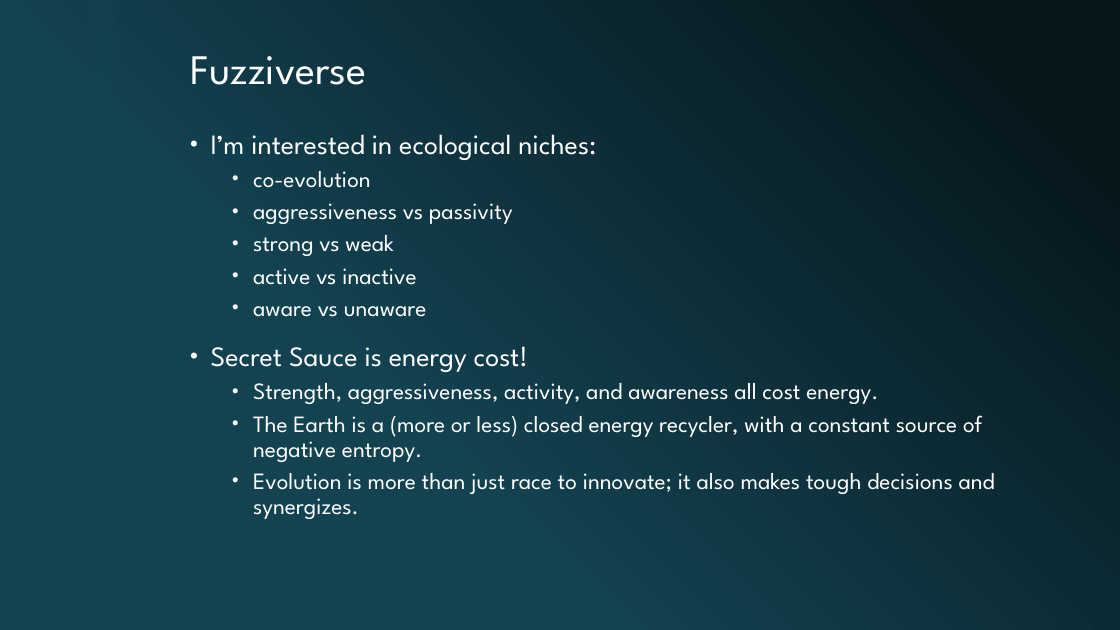
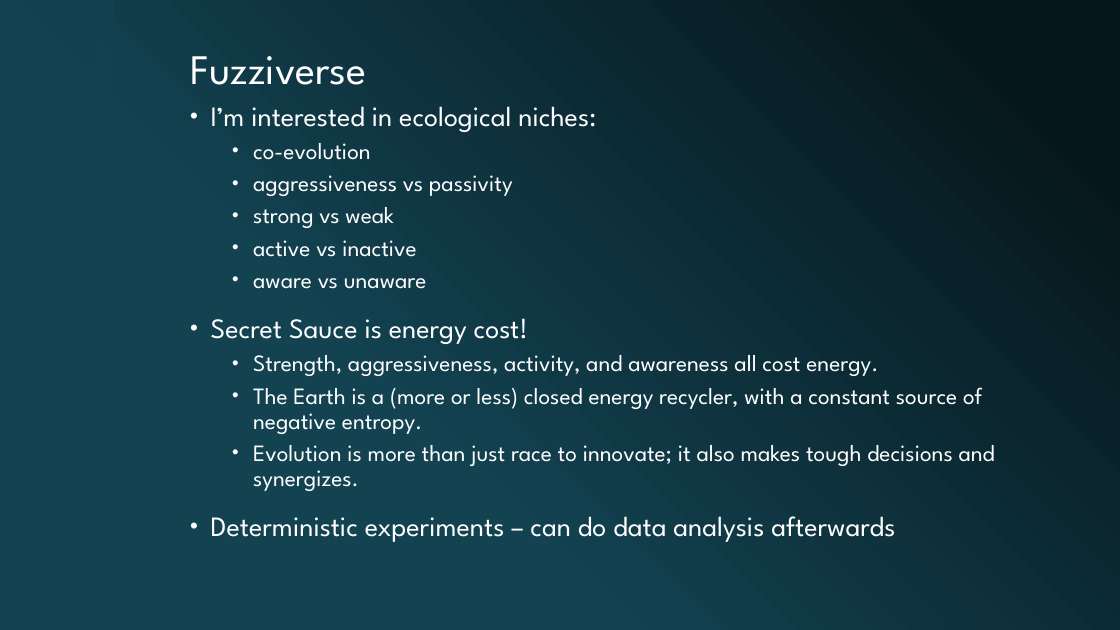
Before and after one commit to adamrmoss/Fuzziverse, a slide deck: slide 5 of Fuzziverse.pptx. Drawn at 1120x630 pixels with LibreOffice and Linux fonts; fonts in the diff are those of the drawing; background and template pictures are left out. Boxes give left, top, right and bottom in pixels: in the first picture for what was removed or moved away, otherwise in the second. Text is boxed around its words. In the diff, an @@ line names an element or a change of style, - is before the commit and + after.

Commit message:
More work on presentation

```diff
--- a/Fuzziverse.pptx
+++ b/Fuzziverse.pptx
@@ text "I’m interested in ecological niches:": place and size @@
-text "I’m interested in ecological niches:" at <box>211,134,995,519</box>
+text "I’m interested in ecological niches:" at <box>211,106,995,542</box>
@@ text at <box>211,516,895,542</box>: paragraph added @@
+• Deterministic experiments – can do data analysis afterwards
```
